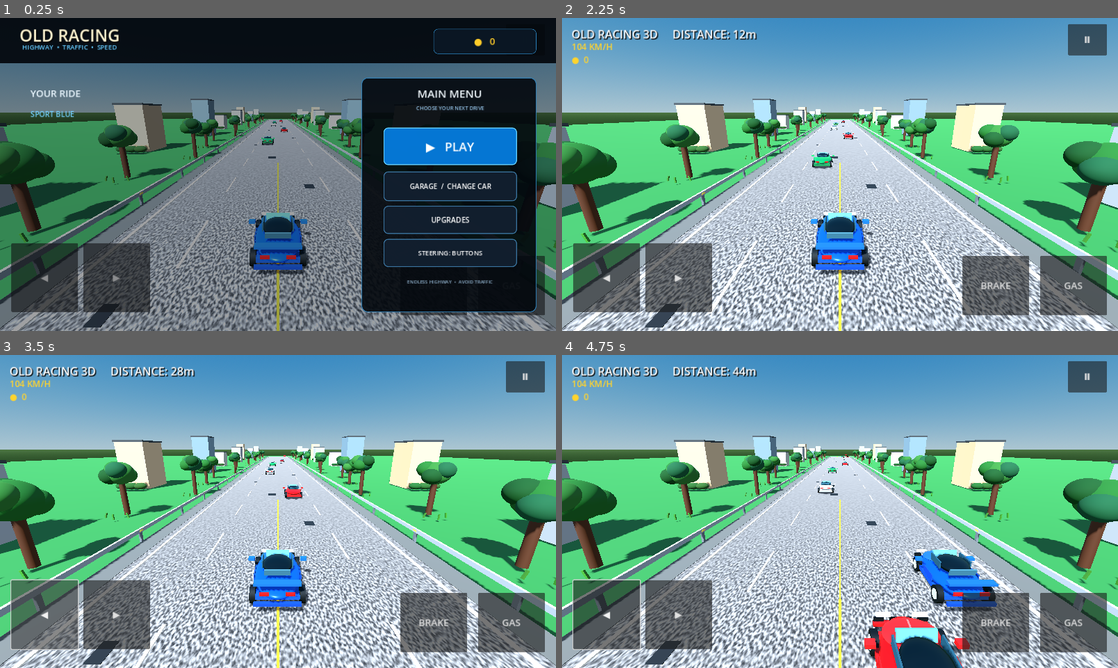
Above: before the commit, frames 1-4 (two rows, left to right).
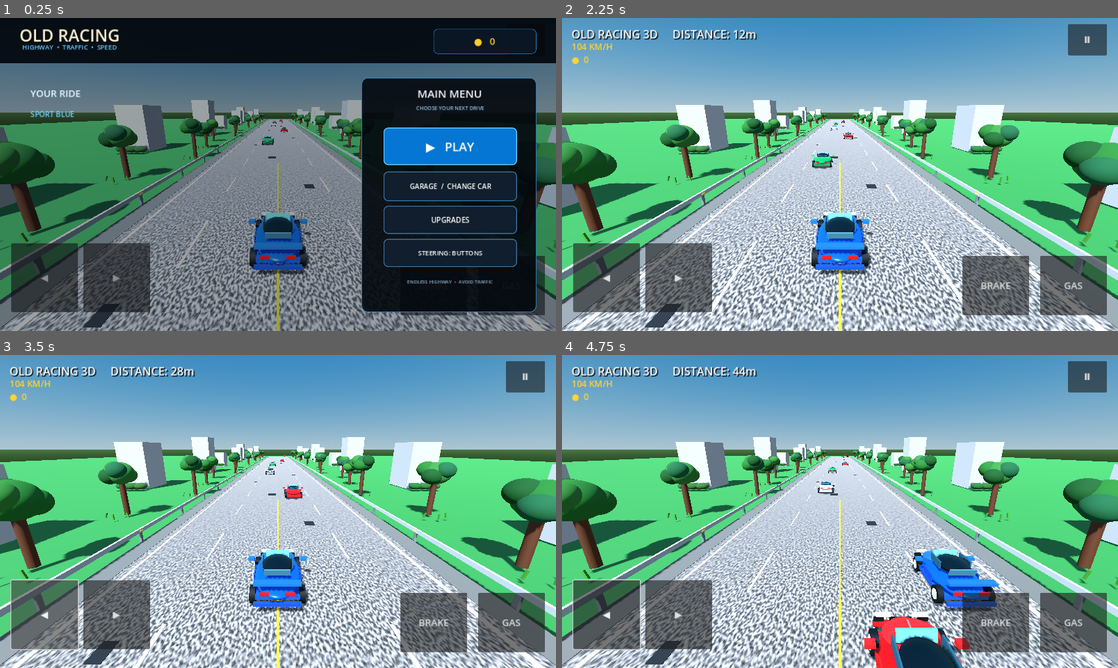
Above: after the commit, the same moments.

Repository: edtatevosiani99-create/Old-Racing
Game: Godot game, scene res://Main.tscn
The game is run twice, just before and just after one commit, with the same random seed, the same clock (stepped at 60 frames per second) and the same inputs.
Inputs (mouse positions are in pixels of both pictures, inside the frame that each line leads up to):
- Up to frame 1 (0.25 s): no input
- Up to frame 2 (2.25 s): click "▶ PLAY" at 0.5 s; click "Ⅱ" at 1.25 s; click "RESUME" at 2 s
- Up to frame 3 (3.5 s): click "◀" at 2.75 s
- Up to frame 4 (4.75 s): tap Enter at 3.5 s; move the mouse to (962, 495) at 3.52 s; hold Right (ui_right) 3.53-4.25 s; click (962, 495) at 3.67 s; drag from (728, 527) to (812, 574) at 4.27 s

The runs differ from the first frame. In frame 1, 0.7% of the frame differs, in the area x 0-100%, y 25-61%; in frame 2, 1.9%; in frame 3, 1.9%; in frame 4, 1.9%.

Commit message:
Use imported 3D vehicle, tree and city meshes with fallbacks

Diff:
--- a/godot/main.gd
+++ b/godot/main.gd
@@ -166,23 +166,33 @@
         for side in [-1.0, 1.0]:
             _make_roadside_tree(Vector3(side * (10.0 + float(i % 3) * 1.3), 0.0, z), i)
 
-    # Distant buildings with layered facades, windows, roofs, and roadside bushes.
-    var building_colors: Array[Color] = [Color(0.55, 0.58, 0.60), Color(0.72, 0.62, 0.48), Color(0.40, 0.49, 0.54), Color(0.64, 0.66, 0.62)]
+    # Roadside city blocks: use actual imported building meshes when available.
+    var building_paths: Array[String] = [
+        "res://assets/environment/city/building-type-a.glb",
+        "res://assets/environment/city/building-type-d.glb",
+        "res://assets/environment/city/building-type-g.glb",
+        "res://assets/environment/city/building-type-k.glb",
+        "res://assets/environment/city/building-type-n.glb"
+    ]
     for i in range(10):
         var building_z := 2.0 - float(i) * 22.0
         for side in [-1.0, 1.0]:
-            var h := 4.5 + float(i % 3) * 1.8
-            var building := _box(Vector3(3.8, h, 4.8), building_colors[i % building_colors.size()])
-            building.position = Vector3(side * (18.0 + float(i % 2) * 2.0), h * 0.5 - 0.1, building_z)
-            add_child(building)
-            var roof := _box(Vector3(4.0, 0.20, 5.0), Color(0.22, 0.24, 0.25))
-            roof.position = Vector3(building.position.x, h + 0.02, building_z)
-            add_child(roof)
-            for floor_index in range(2):
-                for window_side in [-1.0, 1.0]:
-                    var window := _box(Vector3(0.62, 0.72, 0.06), Color(0.18, 0.38, 0.50))
-                    window.position = Vector3(building.position.x + window_side * 0.9, 1.0 + float(floor_index) * 1.35, building_z - 2.44)
-                    add_child(window)
+            var building_path := building_paths[(i + int(side + 1.0)) % building_paths.size()]
+            if ResourceLoader.exists(building_path):
+                var building_scene := load(building_path) as PackedScene
+                if building_scene != null:
+                    var building_model := building_scene.instantiate() as Node3D
+                    if building_model != null:
+                        building_model.position = Vector3(side * (18.0 + float(i % 2) * 2.0), 0.0, building_z)
+                        var building_scale := 2.8 + float(i % 3) * 0.25
+                        building_model.scale = Vector3(building_scale, building_scale, building_scale)
+                        add_child(building_model)
+            else:
+                var h := 4.5 + float(i % 3) * 1.8
+                var building := _box(Vector3(3.8, h, 4.8), Color(0.55, 0.58, 0.60))
+                building.position = Vector3(side * (18.0 + float(i % 2) * 2.0), h * 0.5 - 0.1, building_z)
+                add_child(building)
+            # Greenery and street furniture remain visible in either asset or fallback mode.
             for bush_index in range(3):
                 var bush := MeshInstance3D.new()
                 var bush_mesh := SphereMesh.new()
@@ -190,11 +200,23 @@
                 bush_mesh.height = 1.1
                 bush.mesh = bush_mesh
                 bush.material_override = _mat(Color(0.12 + float(bush_index) * 0.025, 0.28 + float(i % 3) * 0.025, 0.13), 0.0, 0.94)
-                bush.position = Vector3(building.position.x + float(bush_index - 1) * 1.25, 0.45, building_z + 3.3)
+                bush.position = Vector3(side * (18.0 + float(i % 2) * 2.0) + float(bush_index - 1) * 1.25, 0.45, building_z + 3.3)
                 bush.scale = Vector3(1.15, 0.8, 0.85)
                 add_child(bush)
 
 func _make_roadside_tree(base: Vector3, variant: int) -> void:
+    # Import proper low-poly tree meshes from the CC0 environment kit when available.
+    var tree_path := "res://assets/environment/city/tree-large.glb" if variant % 3 != 0 else "res://assets/environment/city/tree-small.glb"
+    if ResourceLoader.exists(tree_path):
+        var tree_scene := load(tree_path) as PackedScene
+        if tree_scene != null:
+            var tree_model := tree_scene.instantiate() as Node3D
+            if tree_model != null:
+                tree_model.position = base
+                var tree_scale := 1.55 if variant % 3 != 0 else 1.9
+                tree_model.scale = Vector3(tree_scale, tree_scale, tree_scale)
+                add_child(tree_model)
+                return
     var trunk_height := 2.2 + float(variant % 4) * 0.28
     var trunk := _cylinder(0.22, trunk_height, Color(0.27, 0.16, 0.09))
     trunk.position = base + Vector3(0, trunk_height * 0.5, 0)
@@ -223,6 +245,24 @@
 
 func _make_car(color: Color, is_player: bool) -> Node3D:
     var root := Node3D.new()
+    # Prefer real CC0 glTF vehicle models; keep procedural fallback for editor/offline runs.
+    var vehicle_paths: Array[String] = [
+        "res://assets/vehicles/race.glb",
+        "res://assets/vehicles/sedan-sports.glb",
+        "res://assets/vehicles/suv-luxury.glb"
+    ]
+    var vehicle_path := vehicle_paths[car_color_index % vehicle_paths.size()] if is_player else vehicle_paths[randi_range(0, vehicle_paths.size() - 1)]
+    if ResourceLoader.exists(vehicle_path):
+        var vehicle_scene := load(vehicle_path) as PackedScene
+        if vehicle_scene != null:
+            var vehicle_model := vehicle_scene.instantiate() as Node3D
+            if vehicle_model != null:
+                vehicle_model.scale = Vector3(1.10, 1.10, 1.10)
+                vehicle_model.position = Vector3(0, 0.02, 0)
+                root.add_child(vehicle_model)
+                if is_player:
+                    root.name = "PlayerCar"
+                return root
     # Smooth, rounded shell gives the car a less toy-like silhouette than a plain box.
     var body := MeshInstance3D.new()
     var body_mesh := SphereMesh.new()
